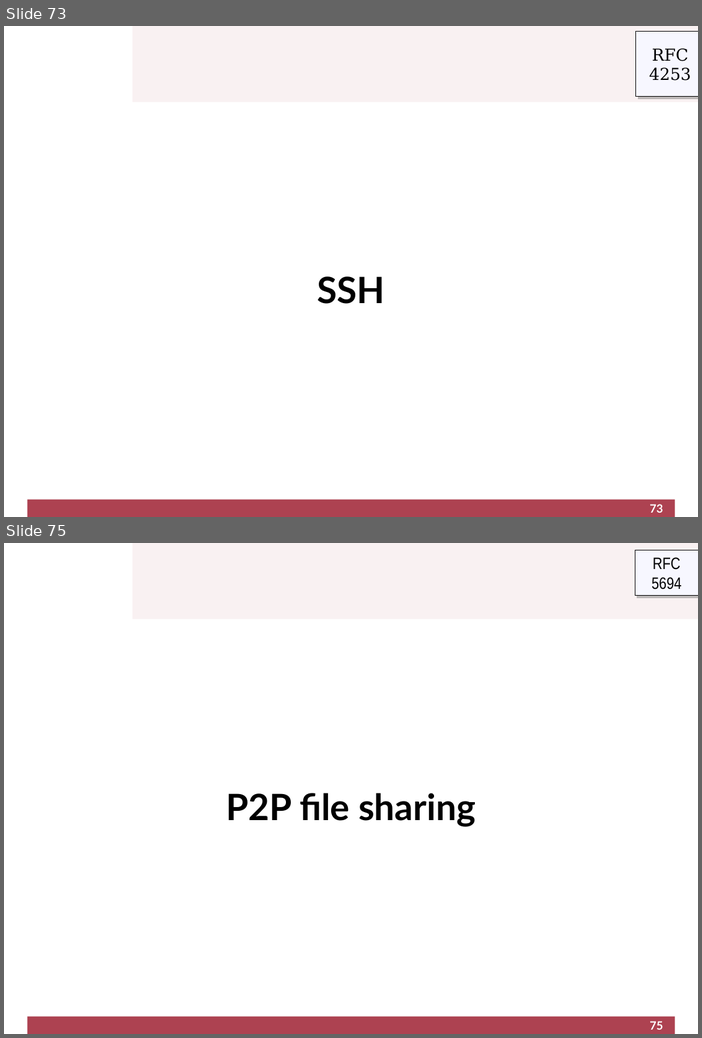
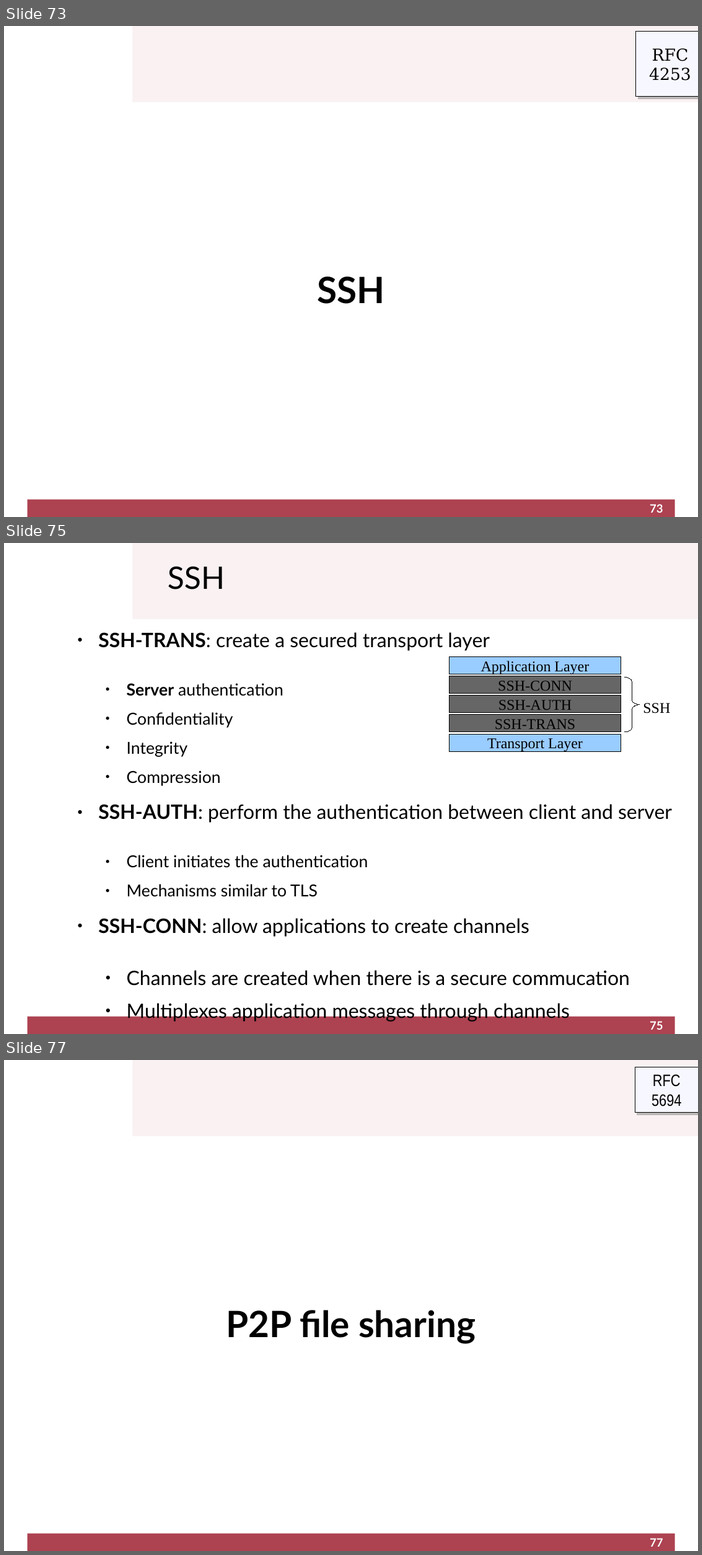
Before and after one commit to cletomartin/redes1, a slide deck: slides/application.odp. Shown one above the other, each under a label of ours: slides 73 and 75 before the commit, slides 73, 75 and 77 after it; the slides between them are not shown. The pictures are 702x1038 and 702x1555 pixels, drawn with LibreOffice and Linux fonts; fonts in the diff are those of the drawing; background and template pictures are left out. Boxes give left, top, right and bottom in pixels: in the first picture for what was removed or moved away, otherwise in the second. Text is boxed around its words. In the diff, an @@ line names an element or a change of style, - is before the commit and + after.

```diff
--- a/slides/application.odp
+++ b/slides/application.odp
@@ slide 75 added at box(4, 543, 698, 1034), background #FFFFFF; not listed: 2 template elements that a slide beside it also shows @@
@@ title added at box(168, 566, 225, 589), 37.6 pt, text #000000 @@
+SSH
@@ text added at box(98, 632, 672, 1022), 24 pt, text #000000 @@
+● SSH-TRANS: create a secured transport layer
+  ● Server authentication
+  ● Confidentiality
+  ● Integrity
+  ● Compression
+● SSH-AUTH: perform the authentication between client and server
+  ● Client initiates the authentication
+  ● Mechanisms similar to TLS
+● SSH-CONN: allow applications to create channels
+  ● Channels are created when there is a secure commucation
+  ● Multiplexes application messages through channels
@@ rectangle added at box(450, 656, 621, 674), fill #99CCFF, outline #000000 0 pt, 18 pt, text #000000 @@
+Application Layer
@@ rectangle added at box(450, 676, 621, 694), fill #666666, outline #000000 0 pt, 18 pt, text #000000 @@
+SSH-CONN
@@ freeform shape added at box(625, 678, 640, 733), outline #000000 0 pt @@
@@ rectangle added at box(450, 695, 621, 713), fill #666666, outline #000000 0 pt, 18 pt, text #000000 @@
+SSH-AUTH
@@ text added at box(643, 703, 670, 713), 18 pt, text #000000 @@
+SSH
@@ rectangle added at box(450, 715, 621, 733), fill #666666, outline #000000 0 pt, 18 pt, text #000000 @@
+SSH-TRANS
@@ rectangle added at box(450, 735, 621, 752), fill #99CCFF, outline #000000 0 pt, 18 pt, text #000000 @@
+Transport Layer
@@ page number added at box(650, 1021, 664, 1030), 14 pt, text #FFFFFF, bold @@
+75
@@ what was slide 75 is now slide 77 @@
@@ page number at box(650, 1538, 664, 1547): text changed @@
-75
+77
```
Also in this commit, not shown: 2 other slides added, 1 slide removed, 1 other file.
